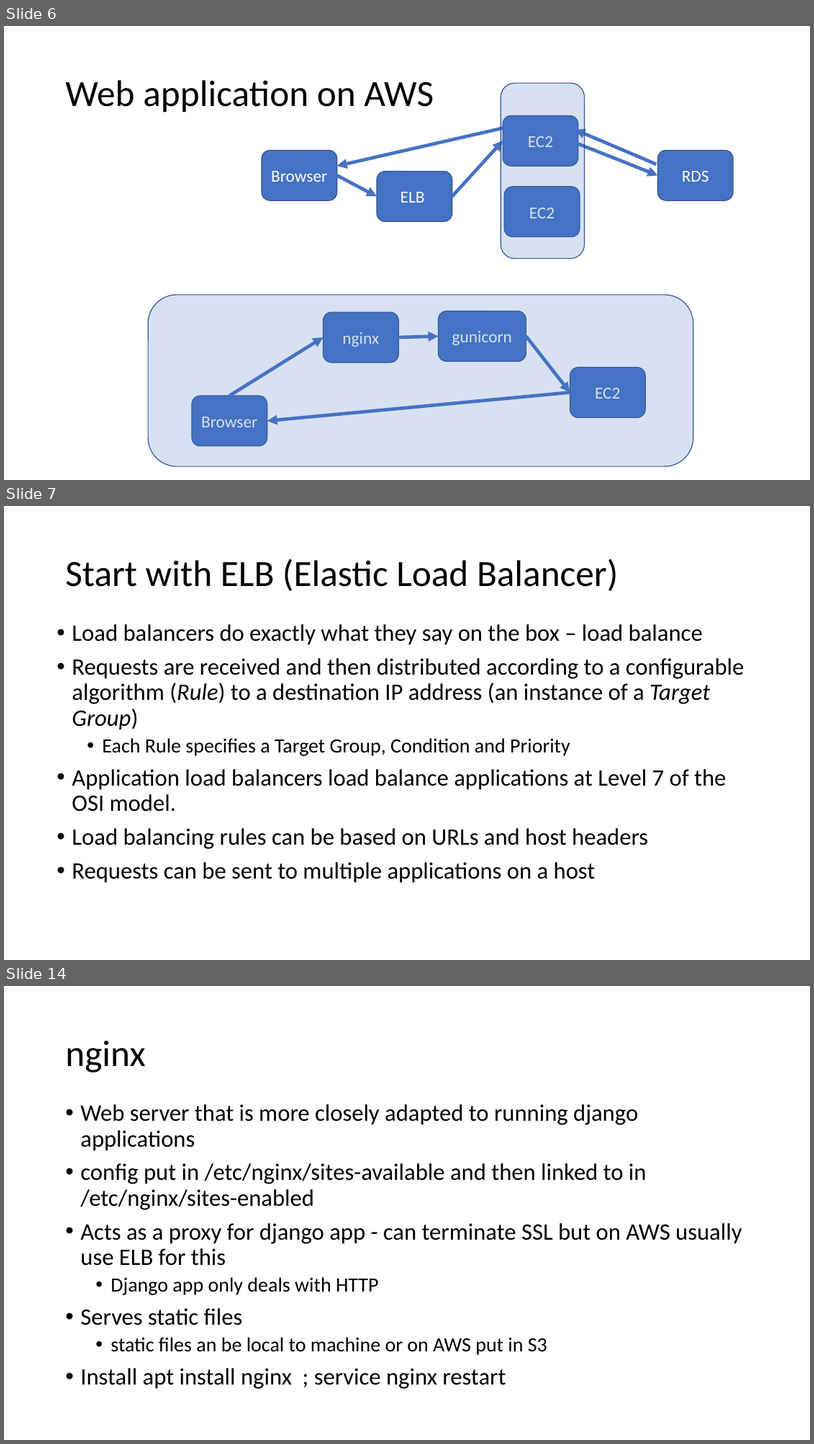
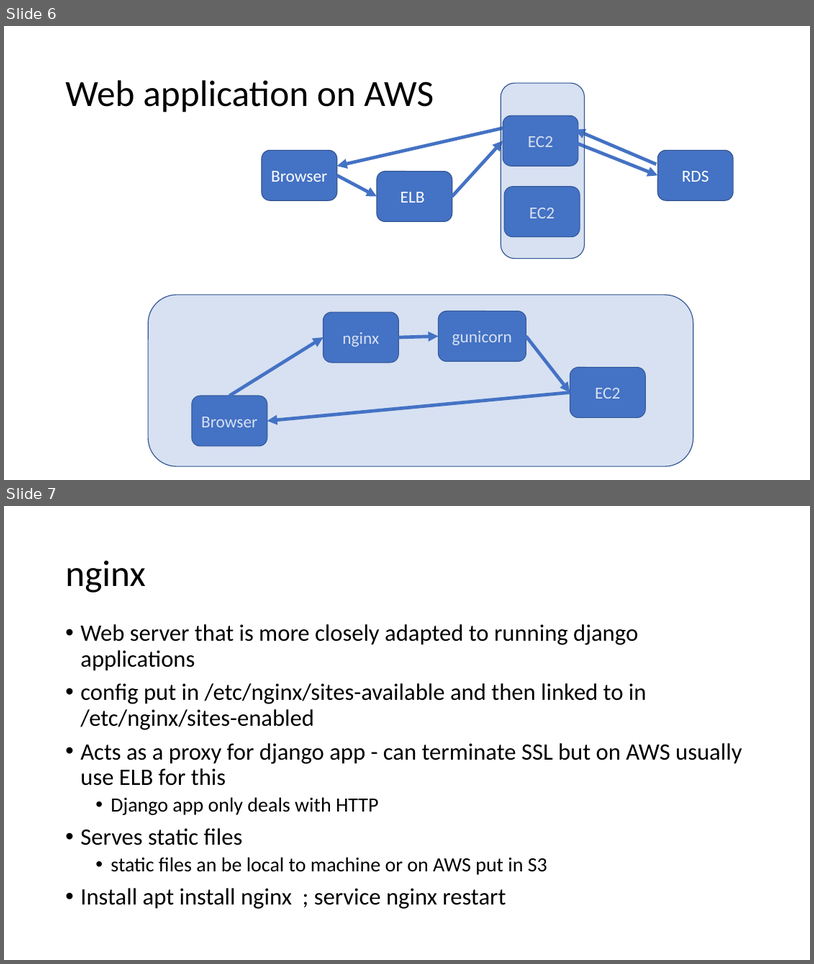
Before and after one commit to uwacsp/cits5503, a slide deck: Lectures/CITS5503WebArchitecture.pptx. Shown one above the other, each under a label of ours: slides 6, 7 and 14 before the commit, slides 6 and 7 after it; the slides between them are not shown. The pictures are 814x1444 and 814x964 pixels, drawn with LibreOffice and Linux fonts; fonts in the diff are those of the drawing. Boxes give left, top, right and bottom in pixels: in the first picture for what was removed or moved away, otherwise in the second. Text is boxed around its words. In the diff, an @@ line names an element or a change of style, - is before the commit and + after.

Commit message:
updated Lab 5

```diff
--- a/Lectures/CITS5503WebArchitecture.pptx
+++ b/Lectures/CITS5503WebArchitecture.pptx
@@ slide 7 removed at (x1=4, y1=506, x2=810, y2=960), background #FFFFFF @@
@@ title removed at (x1=65, y1=559, x2=618, y2=591) @@
-Start with ELB (Elastic Load Balancer)
@@ text removed at (x1=72, y1=624, x2=745, y2=883) @@
-• Load balancers do exactly what they say on the box – load balance
-• Requests are received and then distributed according to a configurable algorithm (Rule) to a destination IP address (an instance of a Target Group)
-  • Each Rule specifies a Target Group, Condition and Priority
-• Application load balancers load balance applications at Level 7 of the OSI model.
-• Load balancing rules can be based on URLs and host headers
-• Requests can be sent to multiple applications on a host
@@ what was slide 14 is now slide 7 @@
```
Also in this commit, not shown: 6 other slides removed.
